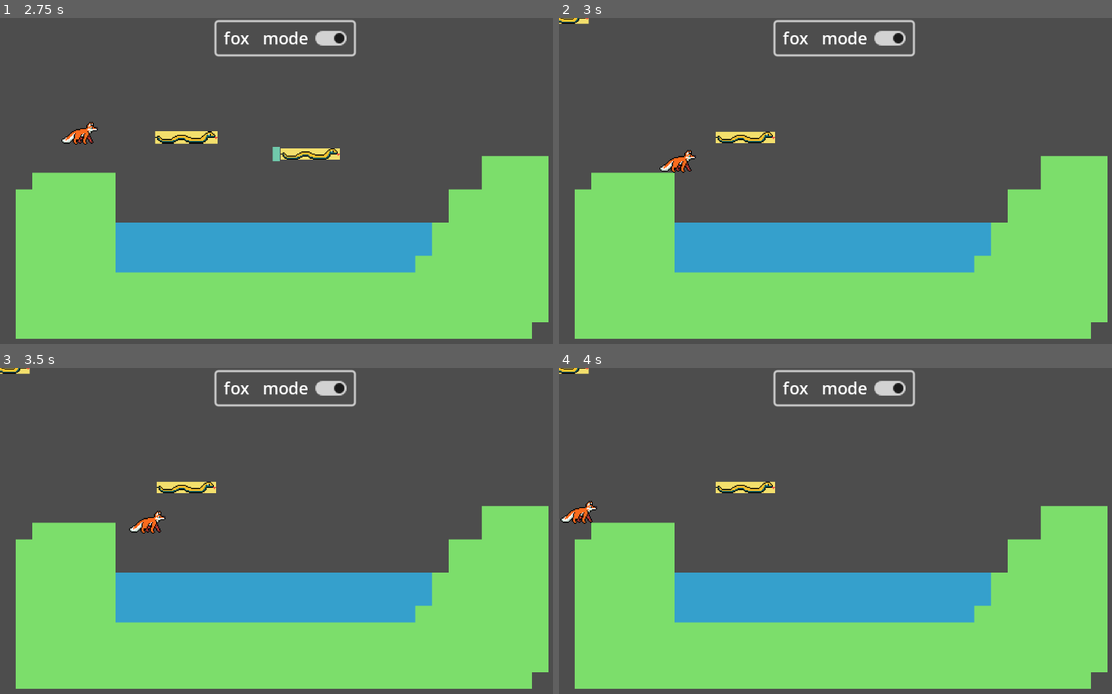
Above: before the commit, frames 1-4 (two rows, left to right).
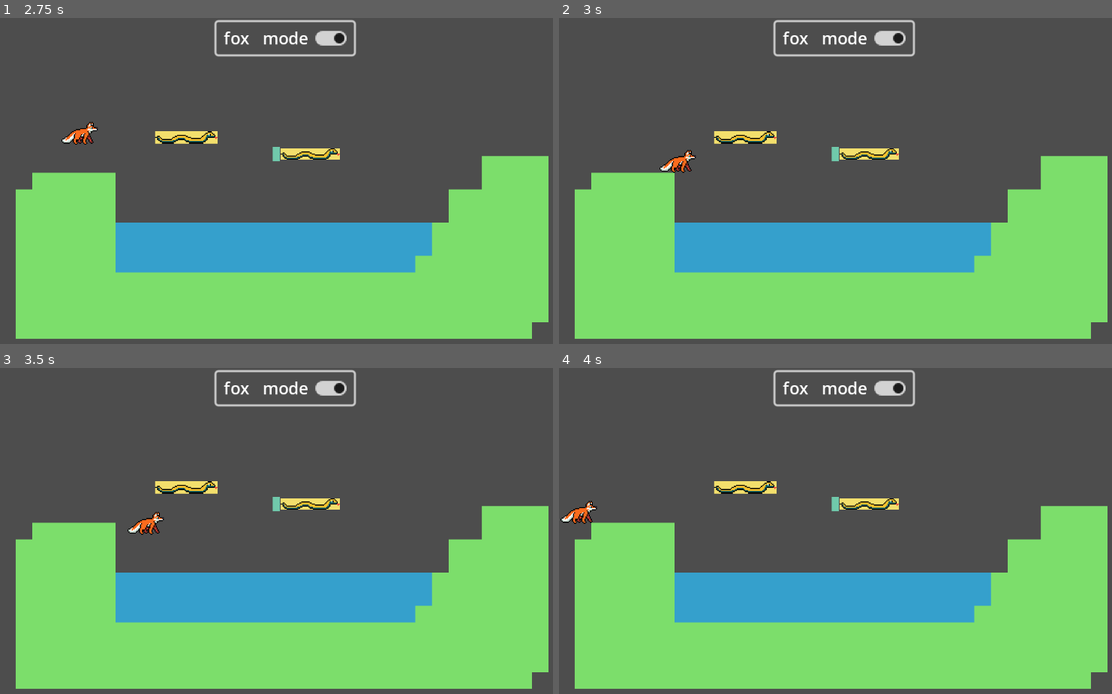
Above: after the commit, the same moments.

Repository: mango-gremlin/arch-enemies
Game: Godot game, scene res://world.tscn
The game is run twice, just before and just after one commit, with the same random seed, the same clock (stepped at 60 frames per second) and the same inputs.
Inputs (mouse positions are in pixels of both pictures, inside the frame that each line leads up to):
- Up to frame 1 (2.75 s): click "drag mode" at 0.5 s; click "fox mode" at 1.25 s; tap Enter at 2 s; move the mouse to (188, 138) at 2.02 s; press the mouse at (188, 138) at 2.03 s; hold D (right) from 2.03 s (still down); tap Space (jump) at 2.27 s
- Up to frame 2 (3 s): keep holding D (right); move the mouse to (868, 154) at 2.77 s; release the mouse at (868, 154) at 2.78 s; click (868, 154) at 2.85 s
- Up to frame 3 (3.5 s): keep holding D (right); tap Space (jump) at 3.02 s
- Up to frame 4 (4 s): move the mouse to (918, 462) at 3.52 s; release D (right) at 3.53 s; press the mouse at (918, 462) at 3.53 s; hold A (left) from 3.53 s (still down)

Frame 1 is identical in both runs. In frame 2, 0.7% of the frame differs, in the area x 0-62%, y 0-44%; in frame 3, 0.9%, in the area x 0-62%, y 0-52%; in frame 4, 0.7%.

Commit message:
Resolve Issue 28, added a condition to disable dragging outside dragmode

Diff:
--- a/testing_area/prototype_testing/MarcelRaffaelKatjaGlenn_BridgeNoGridPrototype1/Prototype_Bridges_1.3/DragObject.gd
+++ b/testing_area/prototype_testing/MarcelRaffaelKatjaGlenn_BridgeNoGridPrototype1/Prototype_Bridges_1.3/DragObject.gd
@@ -11,7 +11,7 @@
 var dropzone_left_occupied = false
 
 func _process(delta):
-	if draggable:
+	if draggable && Global.drag_mode == true:
 
 		if dropzone_left == null or original_pos_dropzone_left == null:
 			# THIS HAS SO MANY BUGS BUT THEY ARE NOT RELEVANT NOW
@@ -72,7 +72,7 @@
 func _on_area_2d_mouse_entered():
 	# if the mouse enters the area and we are not currently dragging this object
 	# set this to draggable
-	if not self.is_dragging:
+	if not self.is_dragging && Global.drag_mode == true:
 		self.draggable = true
 		self.scale = Vector2(1.05, 1.05)
 
--- a/testing_area/prototype_testing/MarcelRaffaelKatjaGlenn_BridgeNoGridPrototype1/Prototype_Bridges_1.3/project.godot
+++ b/testing_area/prototype_testing/MarcelRaffaelKatjaGlenn_BridgeNoGridPrototype1/Prototype_Bridges_1.3/project.godot
@@ -22,6 +22,10 @@
 [display]
 
 window/stretch/scale=2.0
+
+[dotnet]
+
+project/assembly_name="Bridge_Prototype_1.3"
 
 [input]
 
